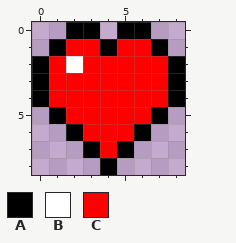
Pixel-art sprite, stored at hudbars_icon_health.png. The first picture shows the starting point.
The file is 9x9 pixels. Colours within 5 levels of each other are drawn and written as one.
Palette (. is transparent): A #000000  B #ffffff  C #ff0000
The same view after the edit:
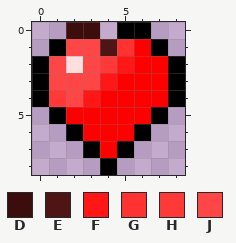
Colours new in this view: D #3b0d0d  E #4f1414  F #ff1616  G #ff3232  H #ff3838  J #ff4646
Diff:
colour B: #ffffff -> #ffdede
Changed rows in their new state; - is a pixel that keeps its letter.
first column x 1:
0 -DD--
1 -JJEG
2 J-JHF
3 JJJF-
4 HJF--
Where, in picture pixels (left, top, right, bottom), the same in both pictures:
changed: (49, 22, 134, 107)
